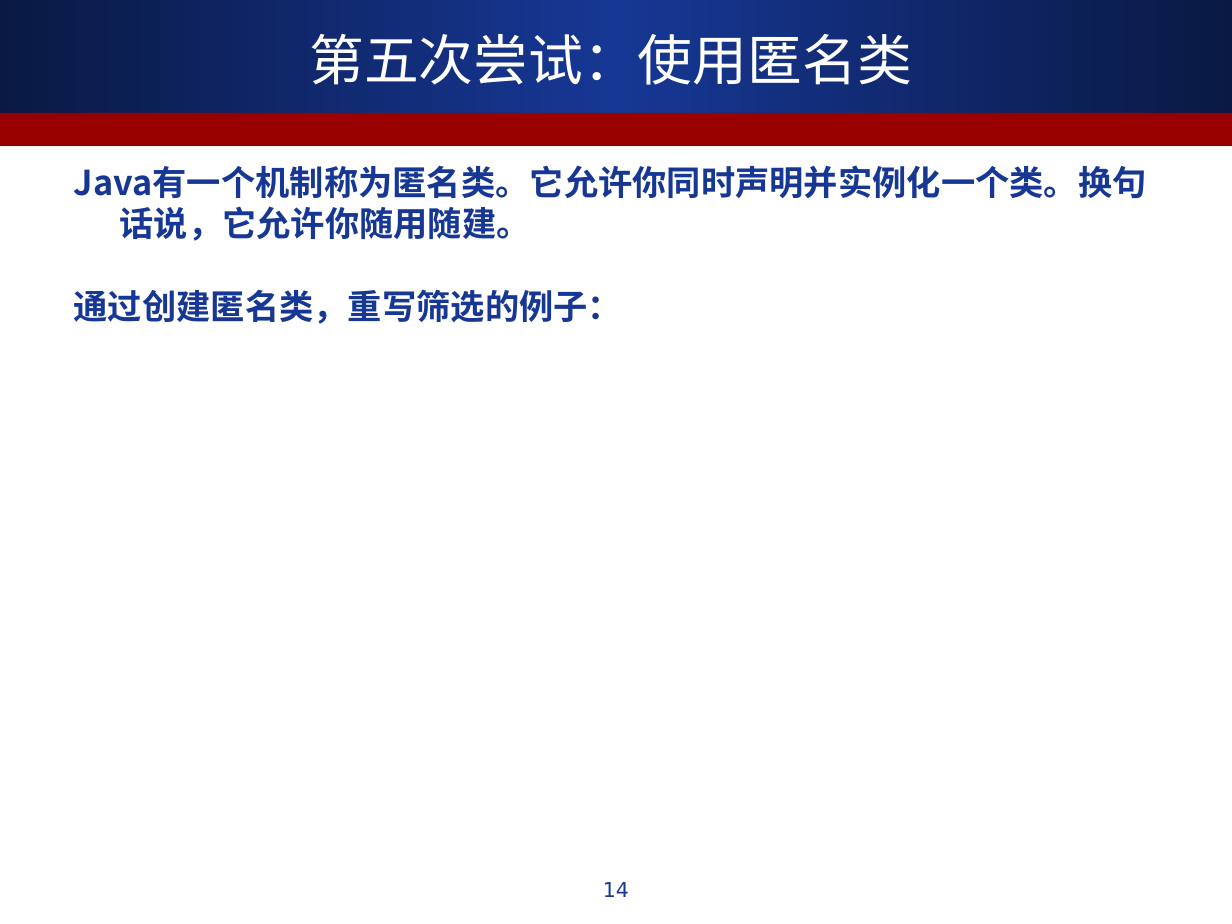
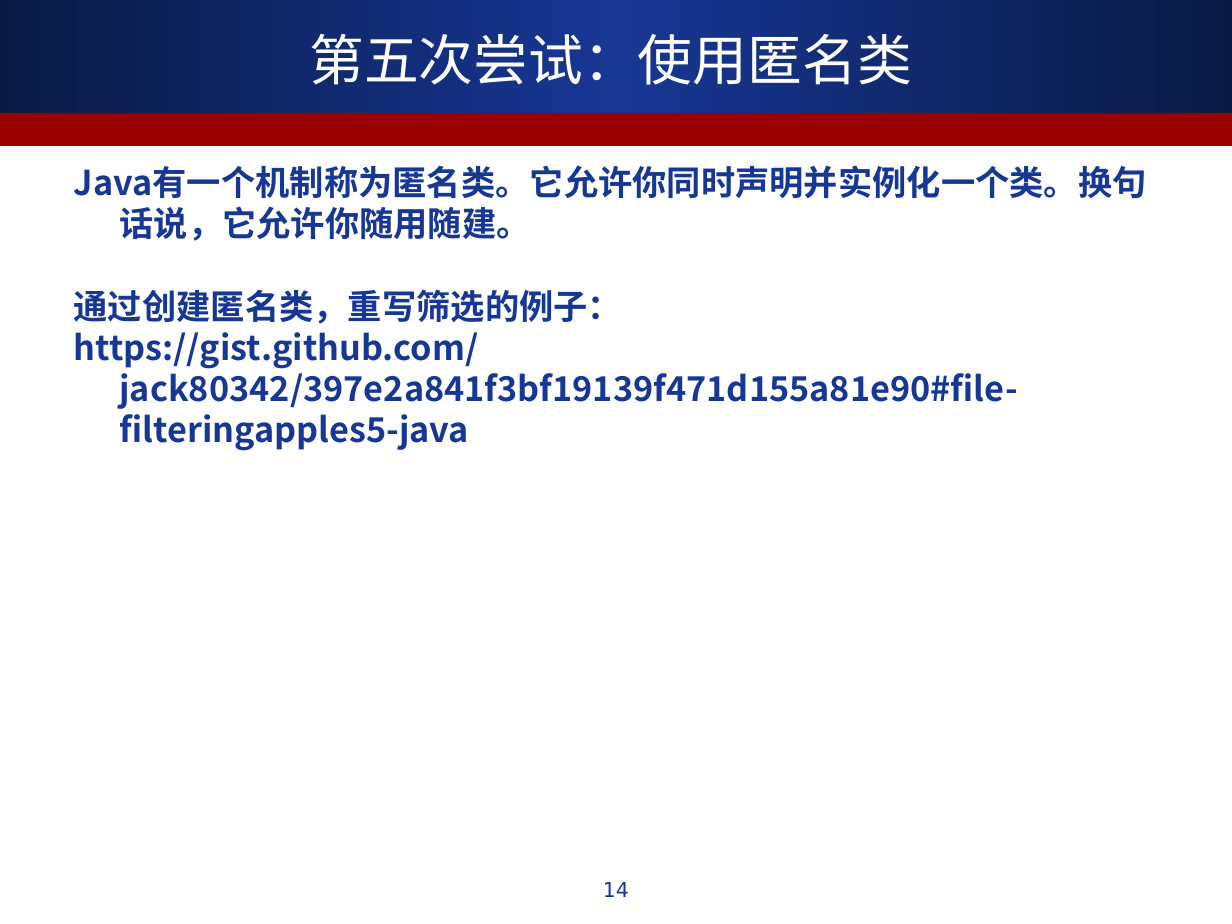
Before and after one commit to ALiberInc/Training, a slide deck: slide 14 of Java8NewFeature/第一章_通过行为参数化传递代码.ppt. Drawn at 1232x924 pixels with LibreOffice and Linux fonts; fonts in the diff are those of the drawing. Boxes give left, top, right and bottom in pixels: in the first picture for what was removed or moved away, otherwise in the second. Text is boxed around its words. In the diff, an @@ line names an element or a change of style, - is before the commit and + after.

Commit message:
写到第七次尝试：将List类型抽象化

```diff
--- a/Java8NewFeature/第一章_通过行为参数化传递代码.ppt
+++ b/Java8NewFeature/第一章_通过行为参数化传递代码.ppt
@@ text at box(74, 332, 1018, 451): paragraph added @@
+https://gist.github.com/jack80342/397e2a841f3bf19139f471d155a81e90#file-filteringapples5-java
```
Also in this commit, not shown: 1 other slide changed, 3 slides added.
